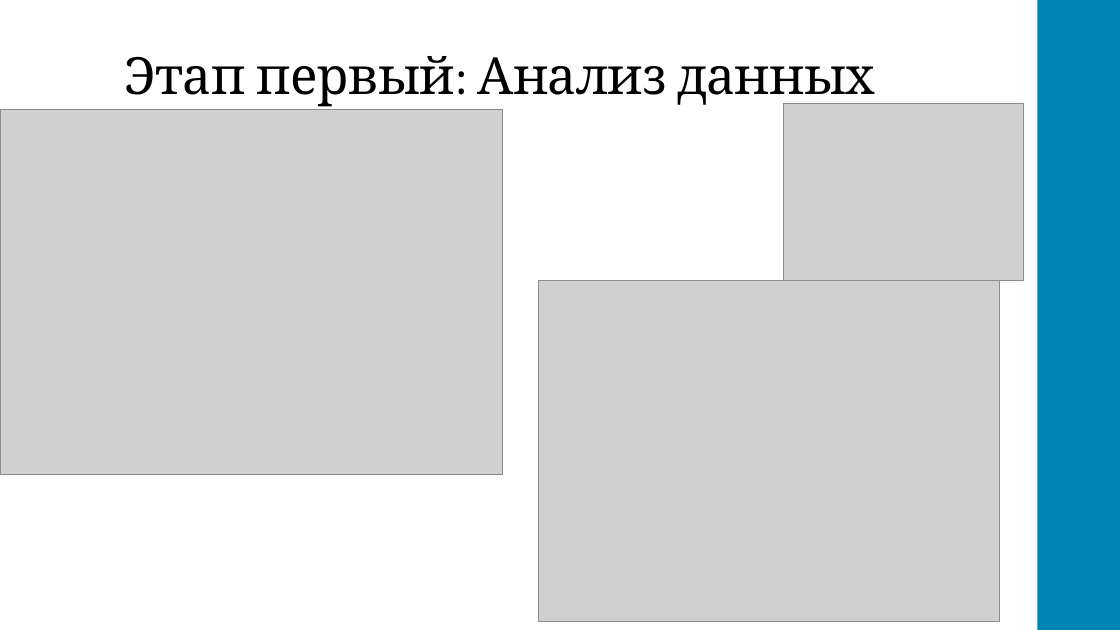
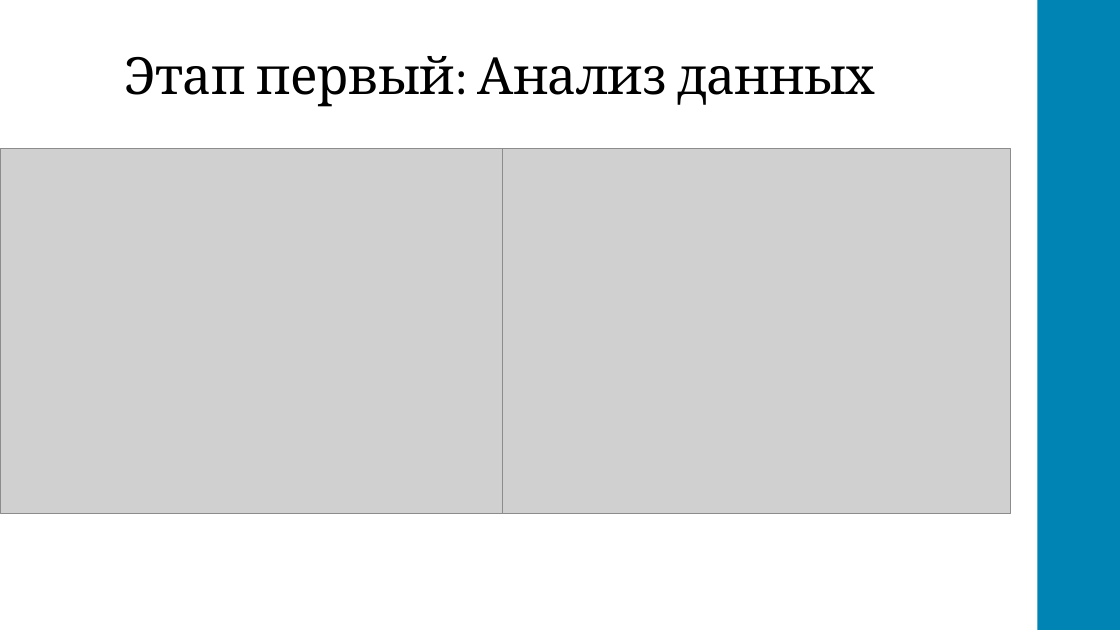
Before and after one commit to Saimonpetricof/AlfaHack_bestrepository, a slide deck: slide 5 of SAH_Финал_ASEKcrew.pptx (slide 4 before the commit). Drawn at 1120x630 pixels with LibreOffice and Linux fonts; fonts in the diff are those of the drawing; grey boxes stand for pictures. Boxes give left, top, right and bottom in pixels: in the first picture for what was removed or moved away, otherwise in the second. Text is boxed around its words. In the diff, an @@ line names an element or a change of style, - is before the commit and + after.

```diff
--- a/SAH_Финал_ASEKcrew.pptx
+++ b/SAH_Финал_ASEKcrew.pptx
@@ picture removed at <box>783,103,1024,281</box> @@
@@ picture: place and size @@
-picture at <box>0,109,502,475</box>
+picture at <box>0,149,502,514</box>
@@ picture added at <box>502,149,1011,514</box> @@
@@ picture removed at <box>539,281,1000,622</box> @@
```
Also in this commit, not shown: 8 other slides changed, 7 slides added.
